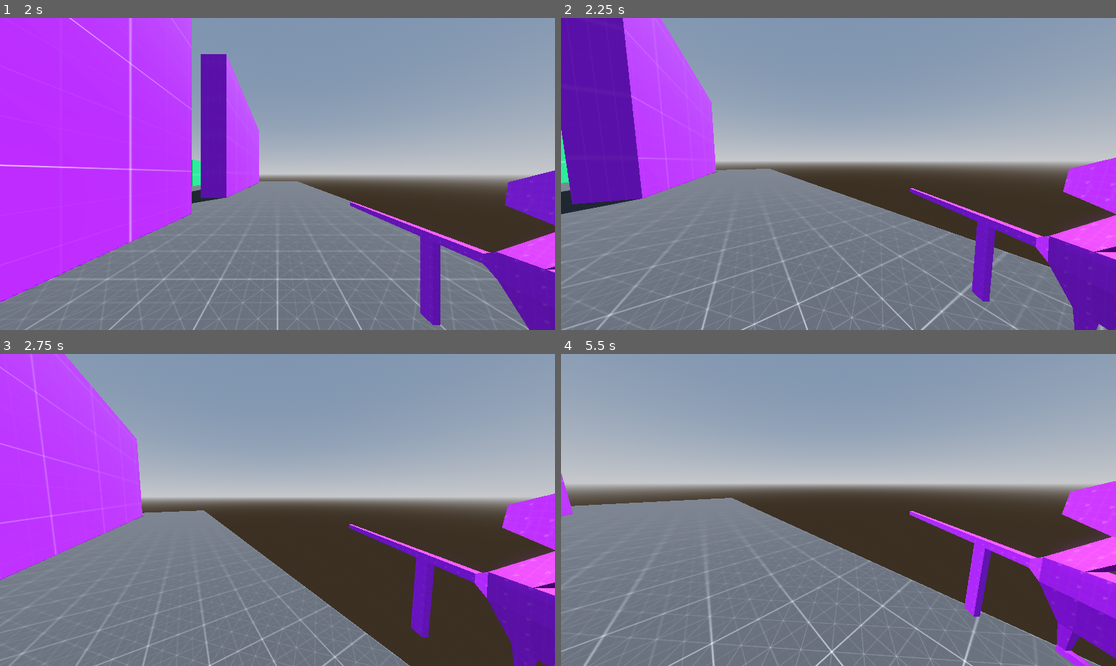
Above: before the commit, frames 1-4 (two rows, left to right).
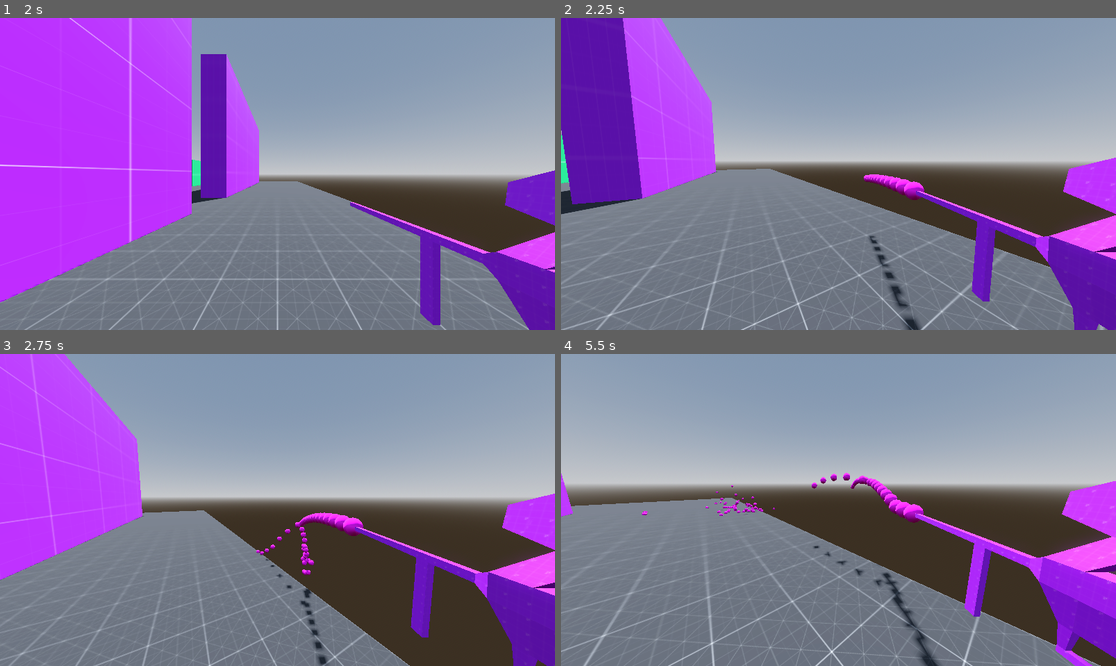
Above: after the commit, the same moments.

Repository: Monkeytonk115/godot-paintball
Game: Godot game, scene res://scenes/main.tscn
The game is run twice, just before and just after one commit, with the same random seed, the same clock (stepped at 60 frames per second) and the same inputs.
Inputs (mouse positions are in pixels of both pictures, inside the frame that each line leads up to):
- Up to frame 1 (2 s): click (277, 186) at 0.52 s; type "12" at 0.6 s; click "host multiplayer" at 1.25 s
- Up to frame 2 (2.25 s): move the mouse to (866, 174) at 2.02 s; press the mouse at (866, 174) at 2.03 s; hold W (forward) from 2.03 s (still down)
- Up to frame 3 (2.75 s): keep holding W (forward); tap Space (jump) at 2.27 s
- Up to frame 4 (5.5 s): keep holding W (forward); move the mouse to (810, 510) at 2.77 s; release the mouse at (810, 510) at 2.78 s; click (810, 510) at 2.85 s; tap Space (jump) at 3.02, 4.52, 5.27 s; move the mouse to (849, 503) at 3.52 s; press the mouse at (849, 503) at 3.53 s; move the mouse to (832, 516) at 4.27 s; release the mouse at (832, 516) at 4.28 s; click (832, 516) at 4.35 s; move the mouse to (877, 513) at 5.02 s; press the mouse at (877, 513) at 5.03 s

Frame 1 is identical in both runs. In frame 2, 0.8% of the frame differs, in the area x 54-66%, y 50-100%; in frame 3, 0.9%; in frame 4, 1.4%, in the area x 14-70%, y 38-100%.

Commit message:
multiplayer bullets

Diff:
--- a/scenes/main.tscn
+++ b/scenes/main.tscn
@@ -14,5 +14,11 @@
 _spawnable_scenes = PackedStringArray("res://scenes/player.tscn")
 spawn_path = NodePath("..")
 
+[node name="bullets" type="Node3D" parent="."]
+
+[node name="MultiplayerSpawner" type="MultiplayerSpawner" parent="bullets"]
+_spawnable_scenes = PackedStringArray("res://scenes/weapons/paintball.tscn")
+spawn_path = NodePath("..")
+
 [connection signal="hostGame" from="CanvasLayer/mainMenu" to="." method="_on_control_host_game"]
 [connection signal="joinGame" from="CanvasLayer/mainMenu" to="." method="_on_control_join_game"]
--- a/scenes/player.gd
+++ b/scenes/player.gd
@@ -60,7 +60,7 @@
 
 	move_and_slide()
 
-	if Input.is_action_just_pressed("primary_fire"):
+	if Input.is_action_pressed("primary_fire"):
 		if equipped_weapon:
 			equipped_weapon.PrimaryFire()
 
--- a/scenes/weapons/paintball.tscn
+++ b/scenes/weapons/paintball.tscn
@@ -7,8 +7,8 @@
 
 [sub_resource type="SphereMesh" id="SphereMesh_s8h1v"]
 material = SubResource("StandardMaterial3D_g3be3")
-radius = 0.05
-height = 0.1
+radius = 0.1
+height = 0.2
 radial_segments = 6
 rings = 6
 
--- a/scenes/weapons/paintgun.gd
+++ b/scenes/weapons/paintgun.gd
@@ -2,8 +2,8 @@
 
 const bullet = preload("res://scenes/weapons/paintball.tscn")
 
-# Fire rate of 3 rounds per second
-const fire_delay = 1.0 / 3.0
+# Fire rate of 15 rounds per second
+const fire_delay = 1.0 / 15.0
 
 
 var _next_fire_time
@@ -28,7 +28,6 @@
 	# shoot bullet
 	var new_bullet = bullet.instantiate()
 	new_bullet.global_transform = $attachment_muzzle.global_transform
-	new_bullet.linear_velocity = -$attachment_muzzle.global_transform.basis.z * 2
-	add_child(new_bullet)
-
+	new_bullet.linear_velocity = -$attachment_muzzle.global_transform.basis.z * 20
+	get_node("/root/Main/bullets").add_child(new_bullet)
 	_next_fire_time = Time.get_ticks_msec() + (fire_delay * 1000)
